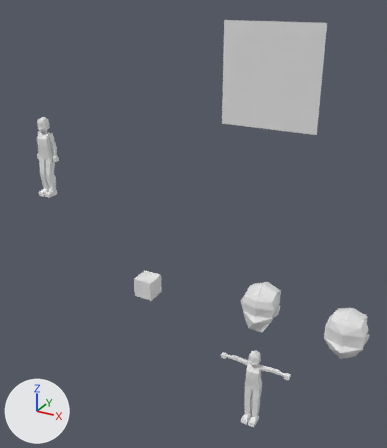
Before and after pictures for a commit that changed the Blender file template_psx_charter.blend.
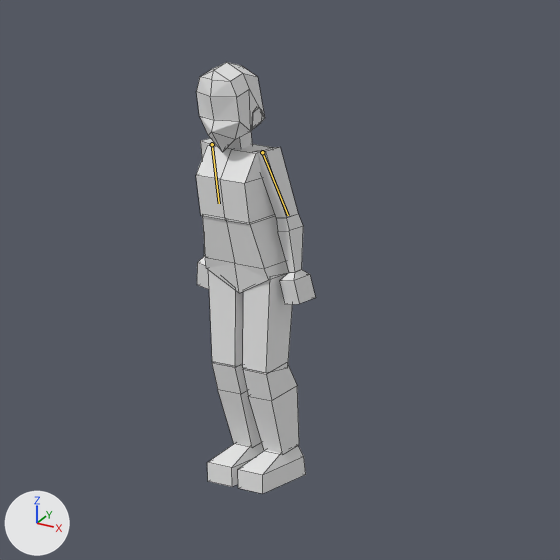
Each version is shown whole from a camera (50 mm lens) standing at (9.78, -9.91, 4.95) and looking at (4.08, 0.46, -0.24), then close up on the part from 0% to 27% of the width and 23% to 47% of the height. The lights are fixed; the arrows at lower left show +X, +Y and +Z. Both versions are drawn at frame 60 of the action 'idle'; the numbers are the values there. The bones that change are drawn over the model as lines in the close-ups. The close-ups show mesh edges as thin lines.
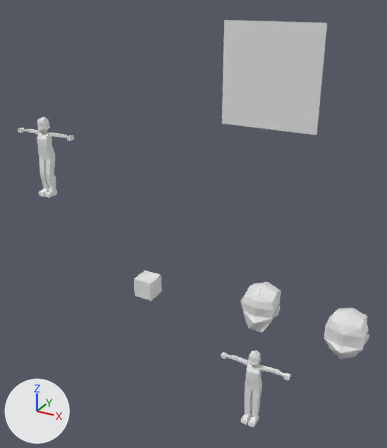
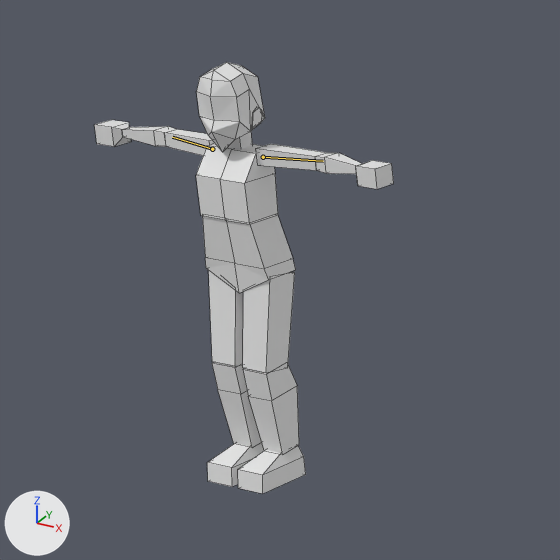
Boxes (x1, y1, x2, y2) around the edits, measured in the close-ups (560 x 560 px):
'Cube.010', posed (61% wider, 62% shorter)
    before: (255, 147, 298, 218)
    after: (256, 144, 326, 170)
'Cube.011', posed (71% wider, 63% shorter)
    before: (276, 214, 303, 272)
    after: (315, 153, 362, 174)
'Cube.012', posed (14% shorter)
    before: (279, 270, 316, 304)
    after: (356, 160, 394, 189)
'Cube.015', posed
    before: (197, 256, 209, 289)
    after: (94, 120, 131, 147)
'Cube.013', posed
    before: (200, 138, 215, 158)
    after: (165, 129, 214, 156)
'Cube.014', posed (not visible before)
    after: (122, 126, 176, 146)
bone 'upper_arm.L', root to tip
    before: (262, 152) to (288, 215)
    after: (263, 157) to (323, 161)
bone 'upper_arm.R', root to tip
    before: (212, 144) to (219, 203)
    after: (212, 149) to (172, 137)

The change in detail:
Bone 'upper_arm.L' (bone_upper_arm_l) moves from (-0.021, 0.0, 0.0) to (0.0, 0.0, 0.0).
Bone 'upper_arm.L' (bone_upper_arm_l) turns from (-9, 11, -80) to (0, 0, 0) degrees about its own x, y and z.
Bone 'upper_arm.R' (bone_upper_arm_r) moves from (0.021, 0.0, 0.0) to (0.0, 0.0, 0.0).
Bone 'upper_arm.R' (bone_upper_arm_r) turns from (-9, -11, 80) to (0, 0, 0) degrees about its own x, y and z.
